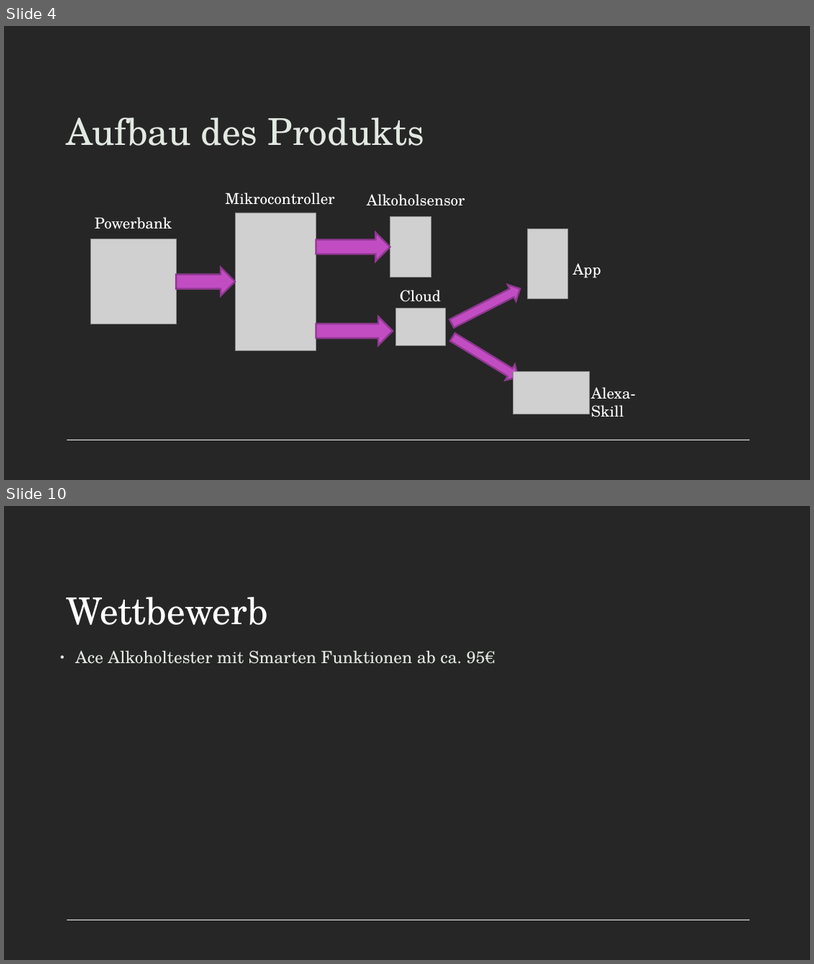
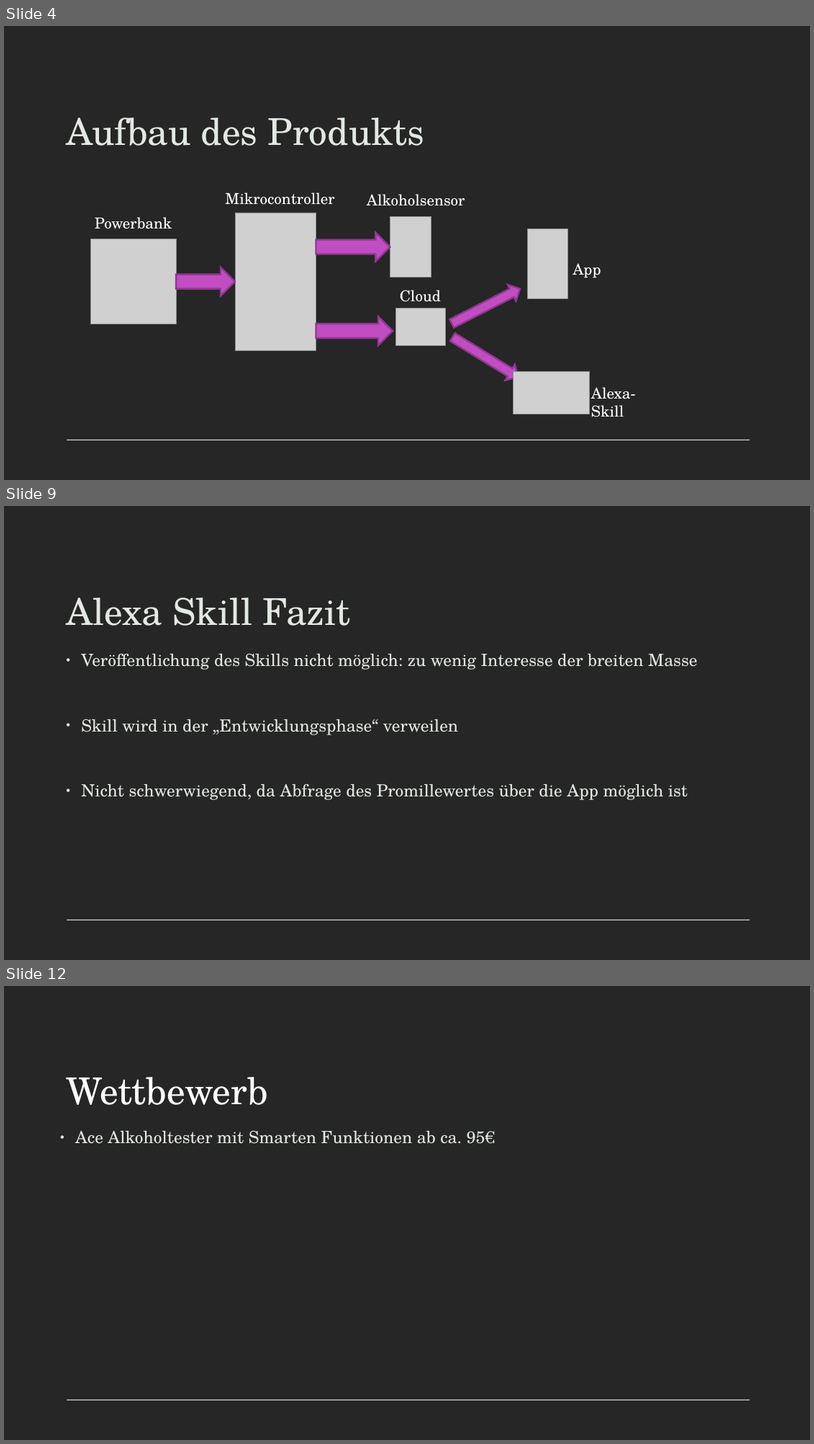
Before and after one commit to B4ldur-ts/smart-booze, a slide deck: Smartbooze_Pitch_Deck.pptx. Shown one above the other, each under a label of ours: slides 4 and 10 before the commit, slides 4, 9 and 12 after it; the slides between them are not shown. The pictures are 814x964 and 814x1444 pixels, drawn with LibreOffice and Linux fonts; fonts in the diff are those of the drawing; grey boxes stand for pictures. Boxes give left, top, right and bottom in pixels: in the first picture for what was removed or moved away, otherwise in the second. Text is boxed around its words. In the diff, an @@ line names an element or a change of style, - is before the commit and + after.

Commit message:
Add Alexa tests and Alexa Conclusion

```diff
--- a/Smartbooze_Pitch_Deck.pptx
+++ b/Smartbooze_Pitch_Deck.pptx
@@ slide 9 added at (4,506,810,960), background #262626; not listed: 1 template element that a slide beside it also shows @@
@@ title added at (66,597,351,626), 44 pt, text #E2E8E2 @@
+Alexa Skill Fazit
@@ text added at (81,654,697,800), 20 pt, text #E2E8E2 @@
+• Veröffentlichung des Skills nicht möglich: zu wenig Interesse der breiten Masse
+• Skill wird in der „Entwicklungsphase“ verweilen
+• Nicht schwerwiegend, da Abfrage des Promillewertes über die App möglich ist
@@ what was slide 10 is now slide 12 @@
```
Also in this commit, not shown: 1 slide changed, 1 other slide added.
